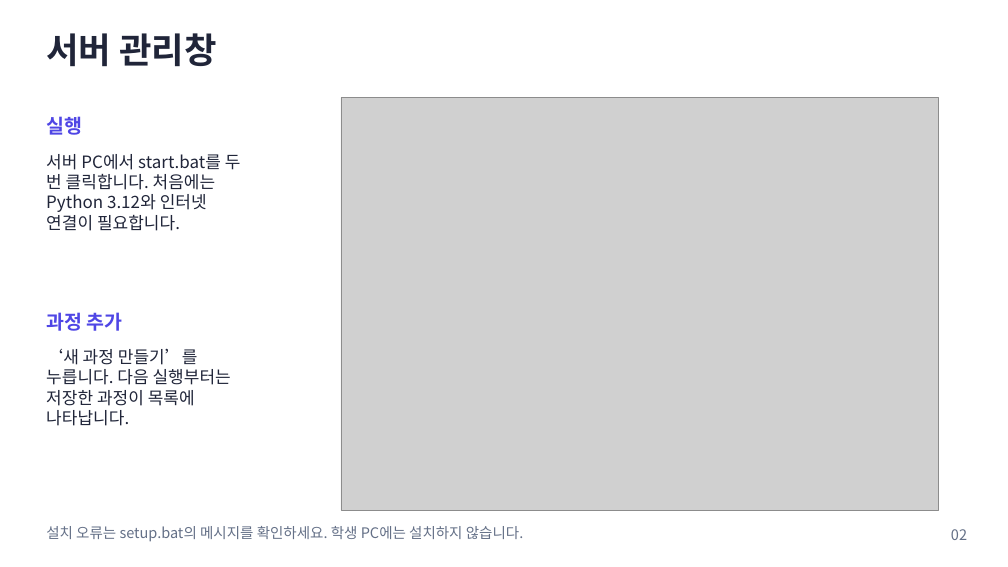
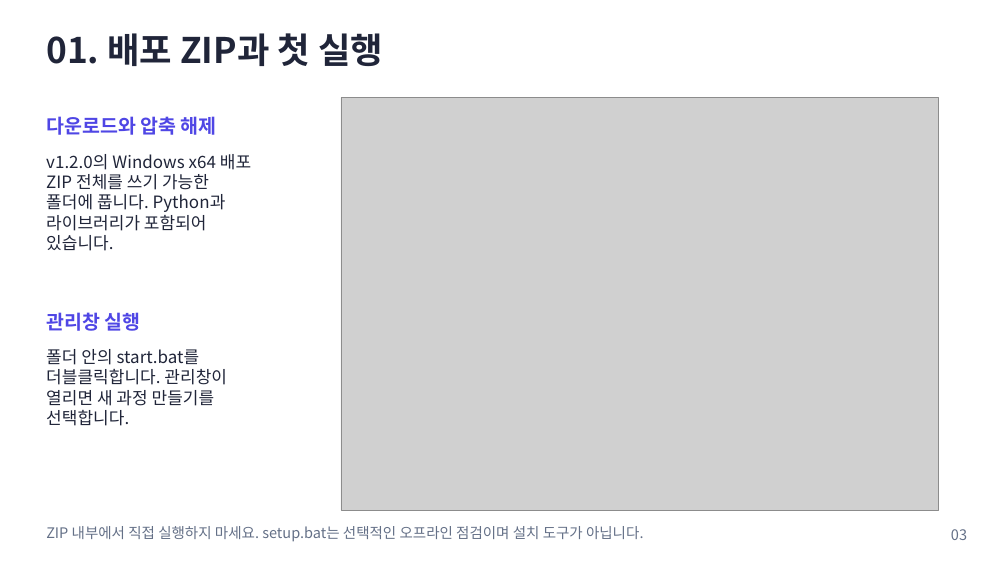
Before and after one commit to prozac0401/AssignmentHub, a slide deck: slide 3 of docs/manual/AssignmentHub_사용자_매뉴얼.pptx (slide 2 before the commit). Drawn at 1008x567 pixels with LibreOffice and Linux fonts; fonts in the diff are those of the drawing; grey boxes stand for pictures. Boxes give left, top, right and bottom in pixels: in the first picture for what was removed or moved away, otherwise in the second. Text is boxed around its words. In the diff, an @@ line names an element or a change of style, - is before the commit and + after.

Commit message:
docs: renew v1.2 manual with scenarios and printable quick guides
Replace obsolete Excel and Python-install instructions with the embedded
runtime and TSV workflows. Add 12 scenarios across a 35-slide editable manual,
a matching PDF, and a two-page administrator/student quick guide.

Refresh actual screenshots, cover roster updates, password resets, multi-file
resume, resubmissions, independent courses, and backup/restore procedures.
Include offline HTML and three fictional TSV examples for release attachments.

```diff
--- a/docs/manual/AssignmentHub_사용자_매뉴얼.pptx
+++ b/docs/manual/AssignmentHub_사용자_매뉴얼.pptx
@@ text at bbox=[46, 33, 383, 66]: text changed @@
-서버 관리창
+01. 배포 ZIP과 첫 실행
@@ text at bbox=[46, 116, 217, 135]: text changed @@
-실행
+다운로드와 압축 해제
@@ text at bbox=[46, 154, 251, 251]: text changed @@
-서버 PC에서 start.bat를 두
-번 클릭합니다. 처음에는
-Python 3.12와 인터넷
-연결이 필요합니다.
+v1.2.0의 Windows x64 배포
+ZIP 전체를 쓰기 가능한
+폴더에 풉니다. Python과
+라이브러리가 포함되어
+있습니다.
@@ text at bbox=[46, 312, 141, 331]: text changed @@
-과정 추가
+관리창 실행
@@ text at bbox=[46, 349, 227, 426]: text changed @@
-‘새 과정 만들기’를
-누릅니다. 다음 실행부터는
-저장한 과정이 목록에
-나타납니다.
+폴더 안의 start.bat를
+더블클릭합니다. 관리창이
+열리면 새 과정 만들기를
+선택합니다.
@@ text at bbox=[46, 526, 644, 542]: text changed @@
-설치 오류는 setup.bat의 메시지를 확인하세요. 학생 PC에는 설치하지 않습니다.
+ZIP 내부에서 직접 실행하지 마세요. setup.bat는 선택적인 오프라인 점검이며 설치 도구가 아닙니다.
@@ text at bbox=[951, 529, 967, 540]: text changed @@
-02
+03
```
Also in this commit, not shown: 25 other slides changed, 9 slides added, 1 slide removed, 54 other files.
